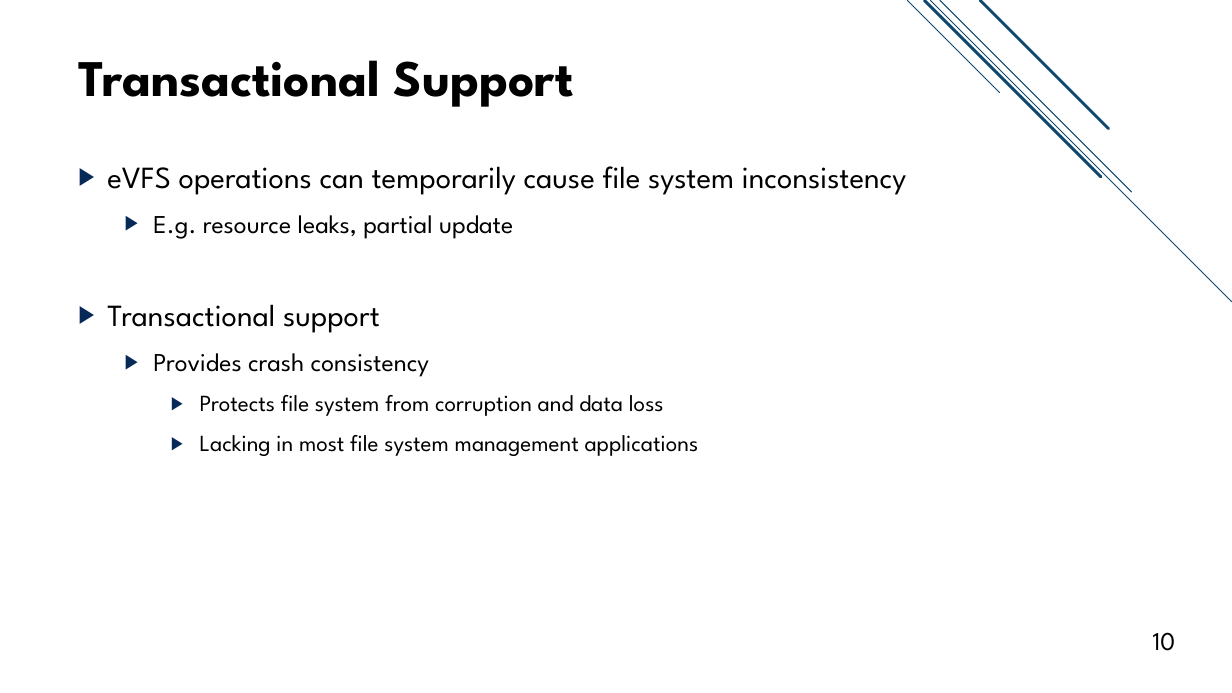
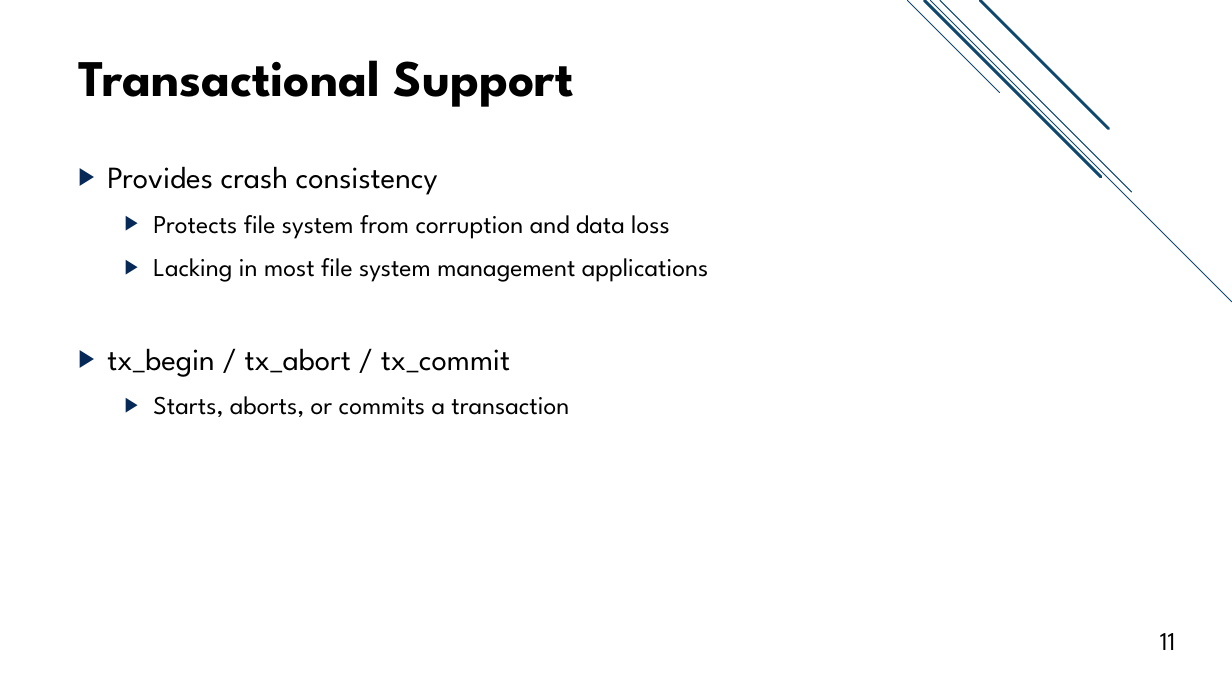
Before and after one commit to jacksun007/evfs-paper, a slide deck: slide 11 of slide/evfs_talk.pptx (slide 10 before the commit). Drawn at 1232x693 pixels with LibreOffice and Linux fonts; fonts in the diff are those of the drawing. Boxes give left, top, right and bottom in pixels: in the first picture for what was removed or moved away, otherwise in the second. Text is boxed around its words. In the diff, an @@ line names an element or a change of style, - is before the commit and + after.

```diff
--- a/slide/evfs_talk.pptx
+++ b/slide/evfs_talk.pptx
@@ text at (107,166,907,333): paragraphs removed @@
-▶ eVFS operations can temporarily cause file system inconsistency
-  ▶ E.g. resource leaks, partial update
-▶ Transactional support
@@ text at (107,166,709,282): size 20 to 24 pt in "Provides crash consistency"; size 18 to 20 pt in "Protects file system from corruption and data ...", "Lacking in most file system management applications"; list level 2 to 1 in "Provides crash consistency"; list level 3 to 2 in "Protects file system from corruption ..."; list level 3 to 2 in "Lacking in most file system ..." @@
@@ text at (107,348,569,417): paragraphs added @@
+▶ tx_begin / tx_abort / tx_commit
+  ▶ Starts, aborts, or commits a transaction
@@ page number at (1160,633,1176,650): text changed @@
-10
+11
```
Also in this commit, not shown: 10 other slides changed, 16 slides added, 2 slides removed.
